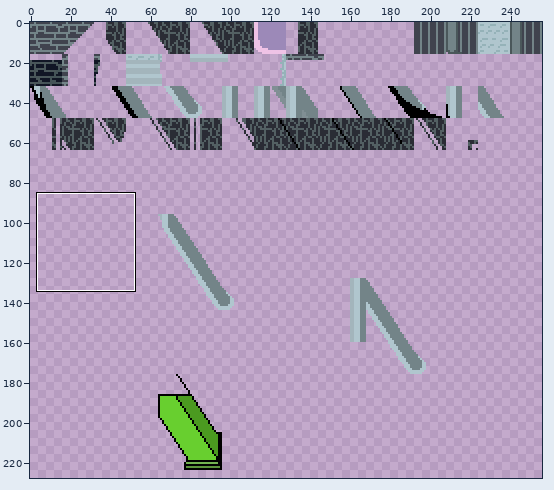
Two versions of one sprite sheet, assets/tiles/coreroom/tilecoreroom.png. The picture above shows the old version from afar; the outline marks the close-up.
Close-up. Before:
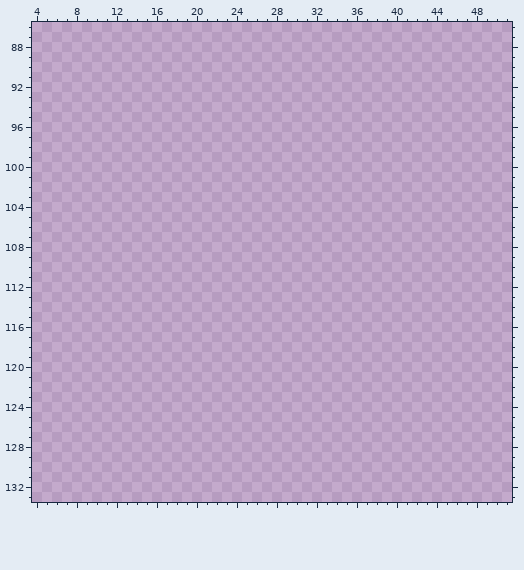
The file is 256x256 pixels. Colours within 5 levels of each other are drawn and written as one. Shown: x 4..51, y 86..133. The wide view leaves out empty margins. The commit also changed other parts of the picture, which this record leaves out.
Palette (. is transparent): 
And afterwards:
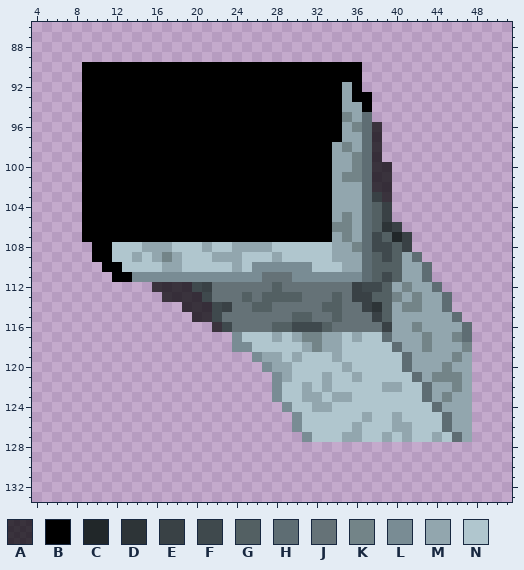
Colours new in this view: A #000000b3  B #000000  C #212729  D #2d3437  E #394145  F #3f494d  G #536063  H #5e6d73  J #657277  K #738488  L #798c94  M #92a6ae  N #b0c6ce
Diff:
Changed rows in their new state; - is an unchanged pixel.
first column x 9:
 90 BBBBBBBBBBBBBBBBBBBBBBBBBBBB-----------
 91 BBBBBBBBBBBBBBBBBBBBBBBBBBBB-----------
 92 BBBBBBBBBBBBBBBBBBBBBBBBBBMB-----------
 93 BBBBBBBBBBBBBBBBBBBBBBBBBBMBB----------
 94 BBBBBBBBBBBBBBBBBBBBBBBBBBMMB----------
 95 BBBBBBBBBBBBBBBBBBBBBBBBBBKMH----------
 96 BBBBBBBBBBBBBBBBBBBBBBBBBBMKHA---------
 97 BBBBBBBBBBBBBBBBBBBBBBBBBBMMHA---------
 98 BBBBBBBBBBBBBBBBBBBBBBBBBMKMHA---------
 99 BBBBBBBBBBBBBBBBBBBBBBBBBMMKHA---------
100 BBBBBBBBBBBBBBBBBBBBBBBBBMMKHAA--------
101 BBBBBBBBBBBBBBBBBBBBBBBBBMKKHAA--------
102 BBBBBBBBBBBBBBBBBBBBBBBBBMMMHAA--------
103 BBBBBBBBBBBBBBBBBBBBBBBBBMMMHEA--------
104 BBBBBBBBBBBBBBBBBBBBBBBBBMMMHGE--------
105 BBBBBBBBBBBBBBBBBBBBBBBBBMKMHGE--------
106 BBBBBBBBBBBBBBBBBBBBBBBBBKKMHGDE-------
107 BBBBBBBBBBBBBBBBBBBBBBBBBMKMHFGCE------
108 -BBNNNMMMNNNMNNMMMMNNNNNNMMKHFFGE------
109 -BBNNMNMKMNNNMMMNNNMNNNNNMMMHGFGMH-----
110 --BBNNNNMMNNNNNMNLLLLLLNNNMMHGGGMMH----
111 ---BBLLLLLLLLLLLLLJJJLLLLLLLHGFGMMH----
112 -------AAAAFEJJJJJJGJJJJJJJEFFGMKMMH---
113 --------AAAAFJJJGJGGGGJJJGJEEGGKMKMMH--
114 ----------AAAFEJJGGJJJJJGGJJEDGMKKMMH--
115 -----------AAFJJJJJJJGGJJGJJJEGMMMMMMH-
116 -------------AFJJJJGGFFFGJJJJJEMMKMMMMH
117 ---------------LNNNMNMKKMMNMNNHMMMKMMKH
118 ---------------LLNNNNNMKMMNNNNNHMMKMMMK
119 -----------------LMMNMNNNMNNNNNNHMMMMKM
120 ------------------LMMNNNNNMNNNNNHMMMKMM
121 -------------------LMNNNMNNMNNNNNHMKKKM
122 -------------------LNNMNMNNNNNMMNNHMMKM
123 -------------------LNNMMNMMNNNNNNNHMKMM
124 --------------------LNNMMNNNNNNNNNNHMMM
125 ---------------------LNNNNNNMNNMNNNNHMM
126 ---------------------LNNNNNMNNNMMNNNHMM
127 ----------------------LNNNMMNNMNMNNMNHM
Boxes around the changes in both close-ups, in picture pixels (x1, y1, x2, y2):
added: (82, 62, 472, 442)
